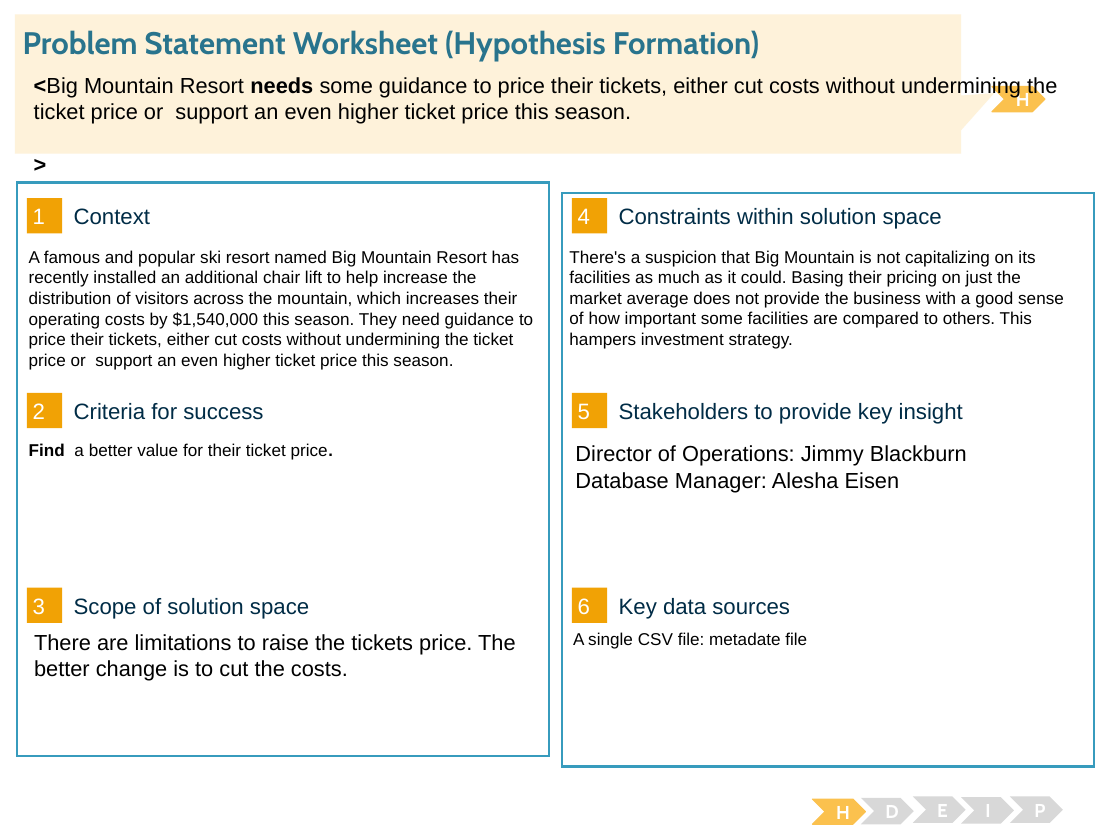
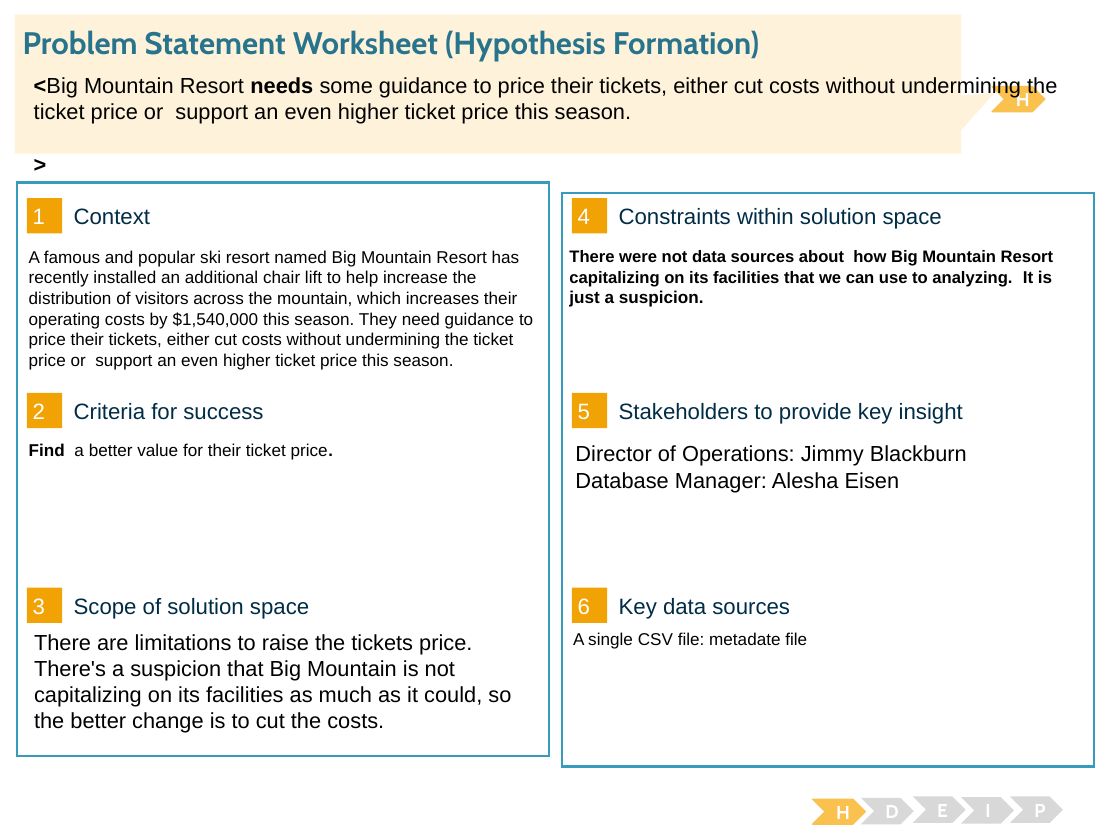
Before and after one commit to Lidan2022/Springboard, a slide deck: slide 1 of [LidanAn]PSW - Guided Capstone.pptx. Drawn at 1120x840 pixels with LibreOffice and Linux fonts; fonts in the diff are those of the drawing. Boxes give left, top, right and bottom in pixels: in the first picture for what was removed or moved away, otherwise in the second. Text is boxed around its words. In the diff, an @@ line names an element or a change of style, - is before the commit and + after.

```diff
--- a/[LidanAn]PSW - Guided Capstone.pptx
+++ b/[LidanAn]PSW - Guided Capstone.pptx
@@ text at [569,250,1054,307]: text changed; size 11 to 10.7 pt; bold on @@
-There's a suspicion that Big Mountain is not capitalizing on its facilities as much as it could. Basing their pricing on just the market average does not provide the business with a good sense of how important some facilities are compared to others. This hampers investment strategy.
+There were not data sources about how Big Mountain Resort capitalizing on its facilities that we can use to analyzing. It is just a suspicion.
@@ text at [34,634,511,733]: text changed @@
-There are limitations to raise the tickets price. The better change is to cut the costs.
+There are limitations to raise the tickets price. There's a suspicion that Big Mountain is not capitalizing on its facilities as much as it could, so the better change is to cut the costs.
```
